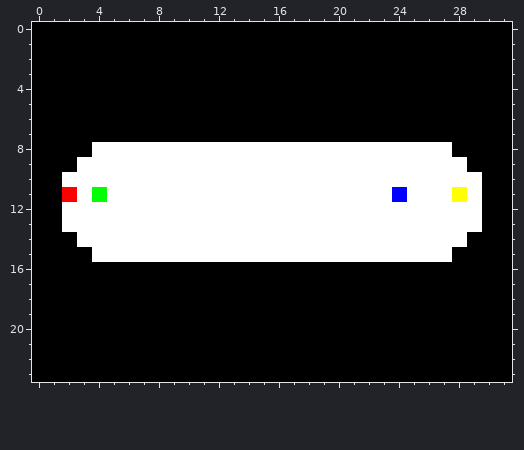
A pixel-art sprite gets an edit: assets/level_1.png. The picture above was drawn from the file before the commit.
The file is 32x24 pixels.
Now the later version:
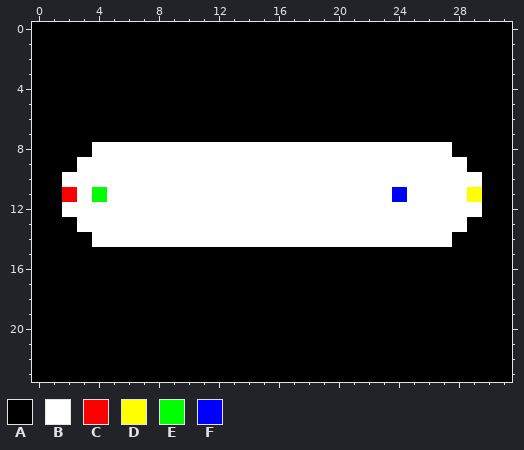
Palette (. is transparent): A #000000  B #ffffff  C #ff0000  D #ffff00  E #00ff00  F #0000ff
From old to new:
Changed rows in their new state; - is an unchanged pixel.
first column x 2:
11 --------------------------BD
13 A--------------------------A
14 -A------------------------A-
15 --AAAAAAAAAAAAAAAAAAAAAAAA--
